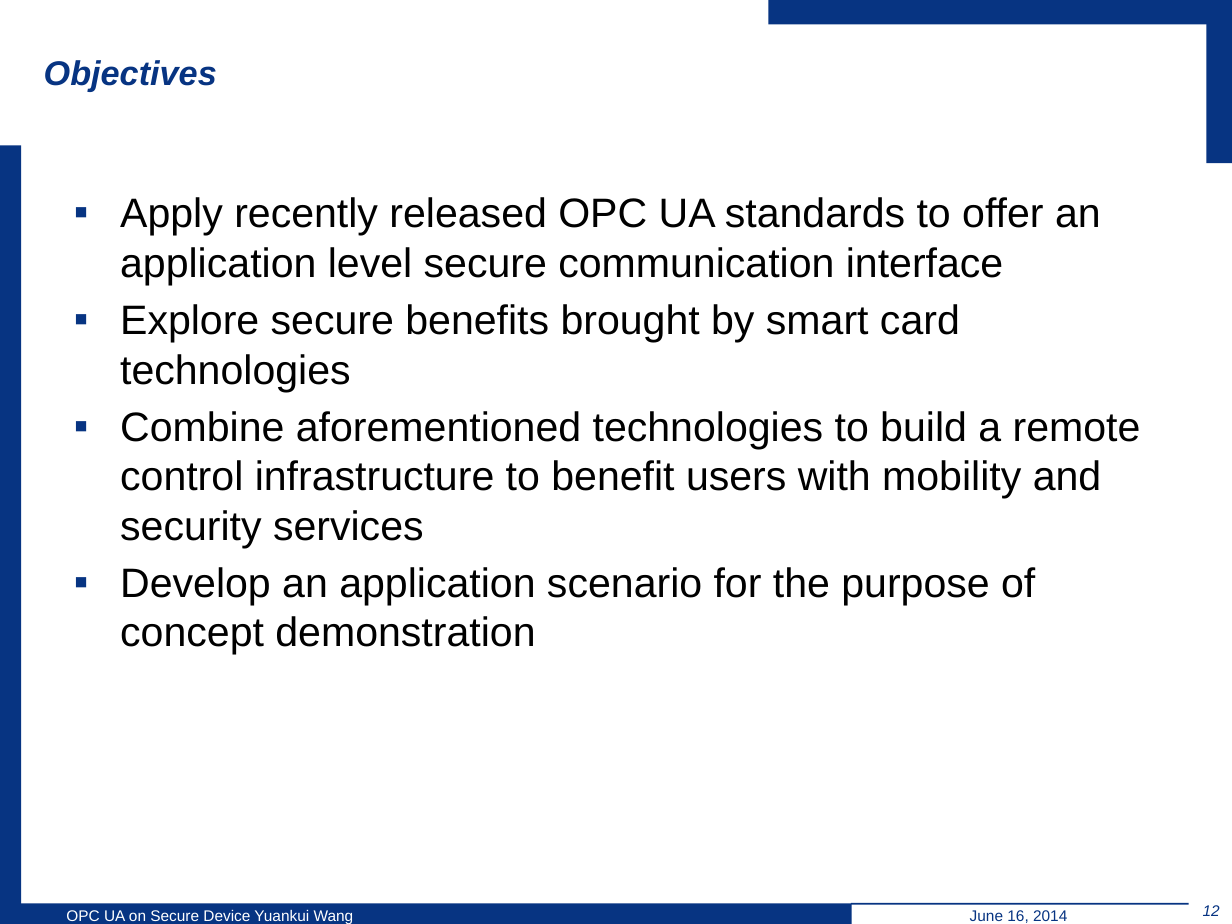
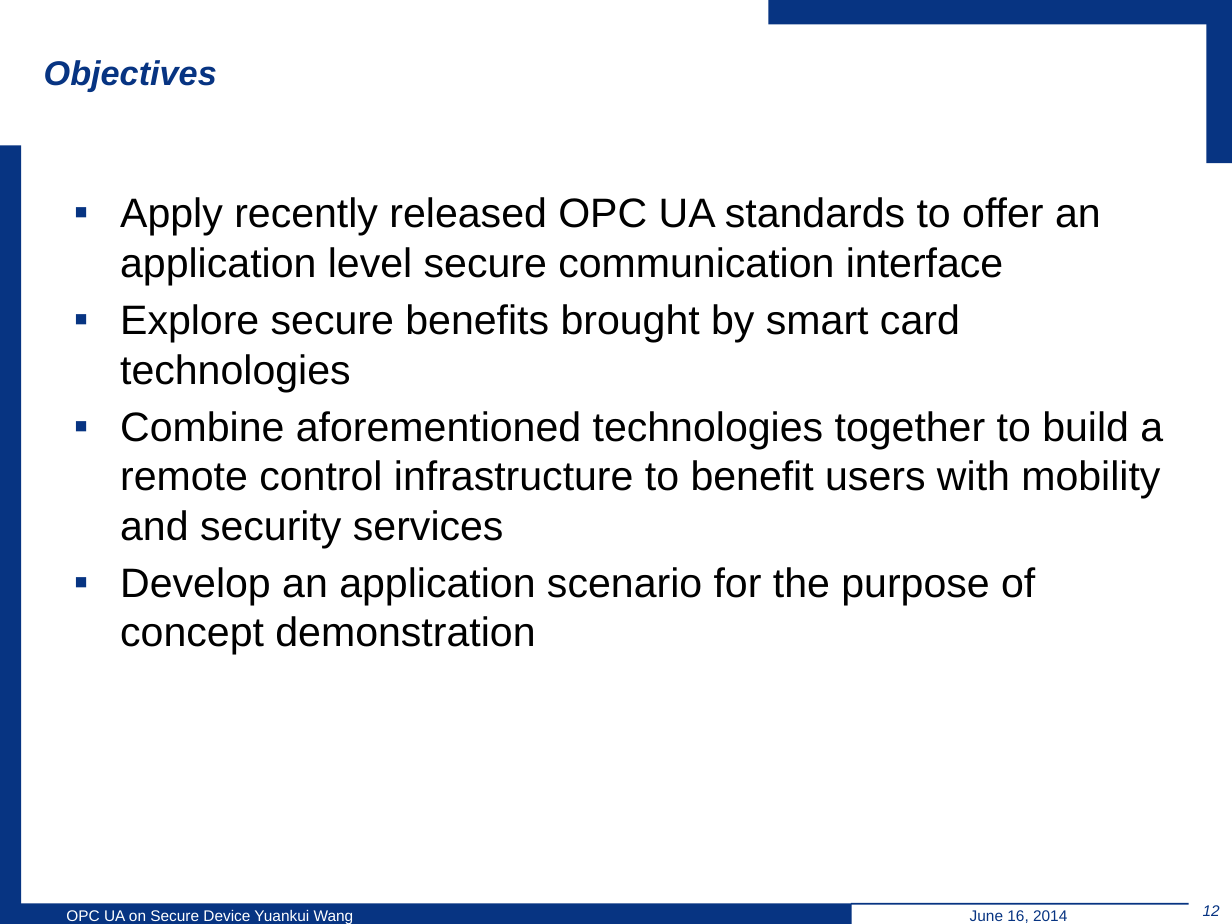
Before and after one commit to wsuetholz/opc-ua-wangyk-upb-morpho, a slide deck: slide 12 of ppt/6-18/Yuankui Wang Presentation 18 06.pptx. Drawn at 1232x924 pixels with LibreOffice and Linux fonts; fonts in the diff are those of the drawing; background and template pictures are left out. Boxes give left, top, right and bottom in pixels: in the first picture for what was removed or moved away, otherwise in the second. Text is boxed around its words. In the diff, an @@ line names an element or a change of style, - is before the commit and + after.

```diff
--- a/ppt/6-18/Yuankui Wang Presentation 18 06.pptx
+++ b/ppt/6-18/Yuankui Wang Presentation 18 06.pptx
@@ text at [120,411,1163,548]: text changed @@
-▪ Combine aforementioned technologies to build a remote control infrastructure to benefit users with mobility and security services
+▪ Combine aforementioned technologies together to build a remote control infrastructure to benefit users with mobility and security services
```
Also in this commit, not shown: 3 other slides changed.
